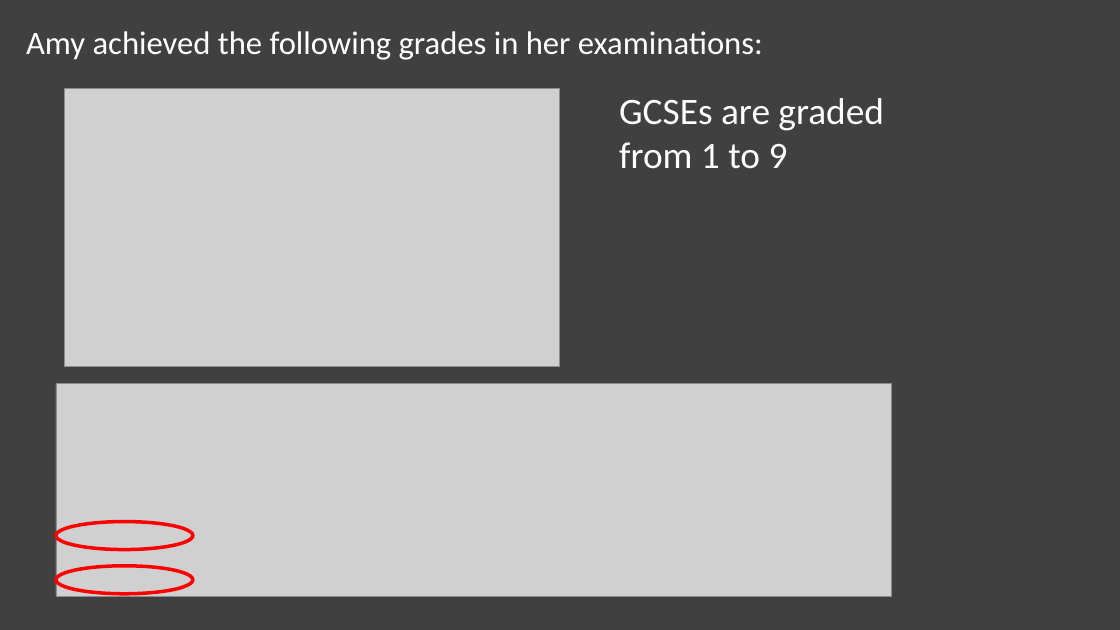
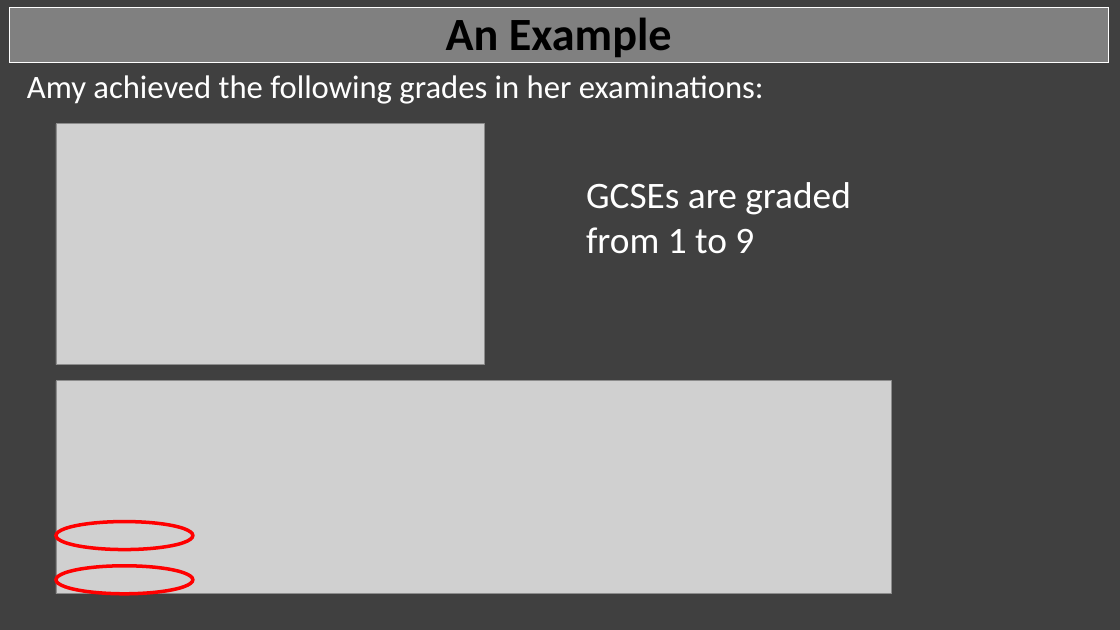
Before and after one commit to MoNawaz101/Project-1-Examination-Analysis, a slide deck: slide 8 of Project 1 Presentation.pptx. Drawn at 1120x630 pixels with LibreOffice and Linux fonts; fonts in the diff are those of the drawing; grey boxes stand for pictures. Boxes give left, top, right and bottom in pixels: in the first picture for what was removed or moved away, otherwise in the second. Text is boxed around its words. In the diff, an @@ line names an element or a change of style, - is before the commit and + after.

```diff
--- a/Project 1 Presentation.pptx
+++ b/Project 1 Presentation.pptx
@@ rectangle added at (x1=9, y1=8, x2=1108, y2=62), fill #808080, outline #FFFFFF 0.75 pt, 39.6 pt, text #000000, bold @@
+An Example
@@ text "Amy achieved the following grades ..." moved from (x1=26, y1=31, x2=763, y2=60) to (x1=27, y1=75, x2=764, y2=104) @@
@@ picture resized from (x1=65, y1=88, x2=560, y2=366) to (x1=56, y1=124, x2=485, y2=365) @@
@@ text "GCSEs are graded from 1 ..." moved from (x1=619, y1=98, x2=883, y2=169) to (x1=586, y1=182, x2=850, y2=254) @@
```
Also in this commit, not shown: 9 other slides changed, 6 slides added, 1 slide removed, 44 other files.
